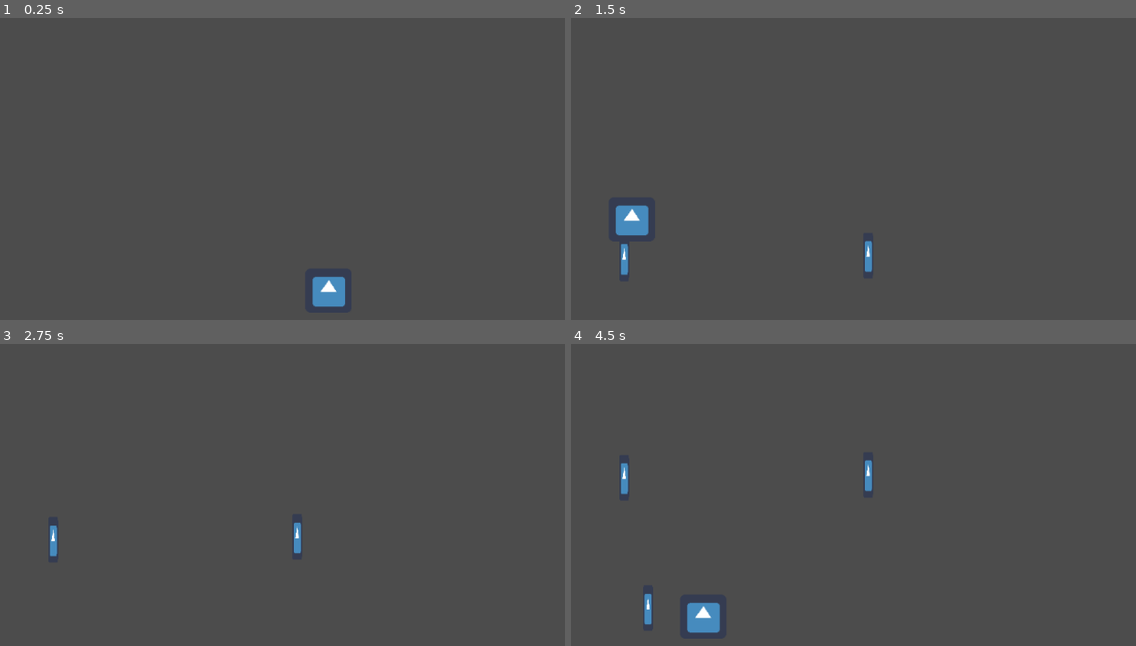
Above: before the commit, frames 1-4 (two rows, left to right).
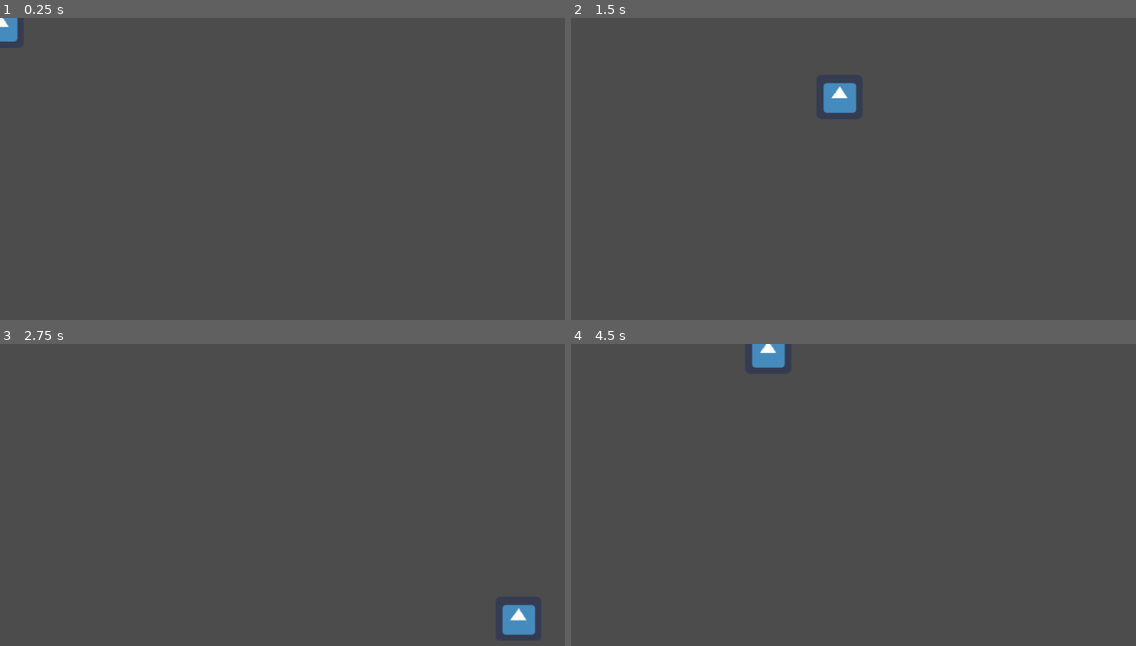
Above: after the commit, the same moments.

Repository: WenkangZhen/Centerpiede
Game: Godot game, scene res://scene/Main.tscn
Two runs of this game, one before a commit and one after it. Both use one fixed random seed, a clock stepped at 60 frames per second and the inputs below. The engine's default icon, where the game draws it, is replaced by a stand-in: a white triangle on a blue panel in a dark square.
Inputs:
- Up to frame 1 (0.25 s): no input
- Up to frame 2 (1.5 s): tap Enter at 0.5 s; hold Right (Mover_right) 0.53-1.28 s; tap F (fire) at 0.6, 1.35 s; hold Down (Mover_down) from 1.28 s (still down)
- Up to frame 3 (2.75 s): release Down (Mover_down) at 2.03 s; hold Right (Mover_right) from 2.03 s (still down); tap F (fire) at 2.1 s
- Up to frame 4 (4.5 s): release Right (Mover_right) at 2.78 s; hold Up (Move_up) 2.78-3.53 s; tap F (fire) at 2.85, 3.6, 4.35 s; hold Left (Move_left) from 3.53 s (still down)

The runs differ from the first frame. In frame 1, 0.8% of the frame differs, in the area x 0-62%, y 0-96%; in frame 2, 1.5%; in frame 3, 0.9%; in frame 4, 1.5%, in the area x 8-54%, y 0-96%.
Error after the commit: Invalid call. Nonexistent function 'Reload' in base 'Nil'. (res://scene/Bullet.gd:14)

Commit message:
Bullet

Diff:
--- a/code/centipede/scene/Bullet.gd
+++ b/code/centipede/scene/Bullet.gd
@@ -1,7 +1,8 @@
 extends Area2D
 class_name Bullet
 
-export var speed = 50.0
+var player
+export var speed = 600
 
 func _process(delta_time):
     if position.y < 50:
@@ -10,4 +11,5 @@
     position.y -= speed * delta_time
 
 func Kill():
+    player.Reload(1)
     queue_free()
--- a/code/centipede/scene/Main.tscn
+++ b/code/centipede/scene/Main.tscn
@@ -13,12 +13,13 @@
 
 [node name="PlayerZone" type="Node2D" parent="."]
 
+[node name="Bullets" type="Node2D" parent="."]
+
 [node name="Player" parent="." instance=ExtResource( 8 )]
-position = Vector2( 457.423, 381.236 )
+position = Vector2( -2.28085, 8.84033 )
 
 [node name="Bullet" parent="." instance=ExtResource( 7 )]
-position = Vector2( -57.2224, 168.83 )
-script = null
+position = Vector2( 5.14051, 8.46822 )
 
 [node name="Mushroom" parent="." instance=ExtResource( 9 )]
 script = null
--- a/code/centipede/scene/Player.gd
+++ b/code/centipede/scene/Player.gd
@@ -6,29 +6,18 @@
 var speed: float = 500.66
 var direction: Vector2
 var velocity: Vector2
+var ammo_count: int = 1
 
 
 func _process(delta_time):
 
-    var x = Input.get_action_strength("Move_left")- Input.get_action_strength("Mover_right")
+    var x: float = Input.get_action_strength("Mover_right") - Input.get_action_strength("Move_left")
+    var y: float = Input.get_action_strength("Mover_down") - Input.get_action_strength("Move_up")
+    direction = Vector2(x, y)
+    if direction.length() > 1:
+        direction = direction.normalized()
 
-    var y = Input.get_action_strength("Move_up") - Input.get_action_strength("Mover_down")
-    direction = Vector2( x, y)
 
-    #var delta_position: Vector2 = Vector2.ZERO
-
-    #if Input.is_action_just_pressed("Move_up"):
-     #   delta_position = Vector2(0, -1)
-      #  print("move up")
-    #if Input.is_action_just_pressed("Mover_down"):
-     #   delta_position = Vector2(0, 1)
-      #  print("move Down")
-    #if Input.is_action_just_pressed("Move_left"):
-     #   delta_position = Vector2(-1, 0)
-      #  print("move left")
-    #if Input.is_action_just_pressed("Mover_right"):
-     #   delta_position = Vector2(1, 0)
-      #  print("move right")
 
     if Input.is_action_just_pressed("fire"):
         fire()
@@ -40,7 +29,14 @@
       position += delta_position
 
 func fire():
+    if ammo_count > 0:
      var bullet: Bullet = BULLET_PS.instance()
+     bullet.player = self
      bullet.position = position
      get_parent().add_child(bullet)
+     ammo_count -= 1
      print ("fire")
+
+func Reload(count: int):
+    ammo_count += count
+    print("Ammo Count: " + str(ammo_count))
